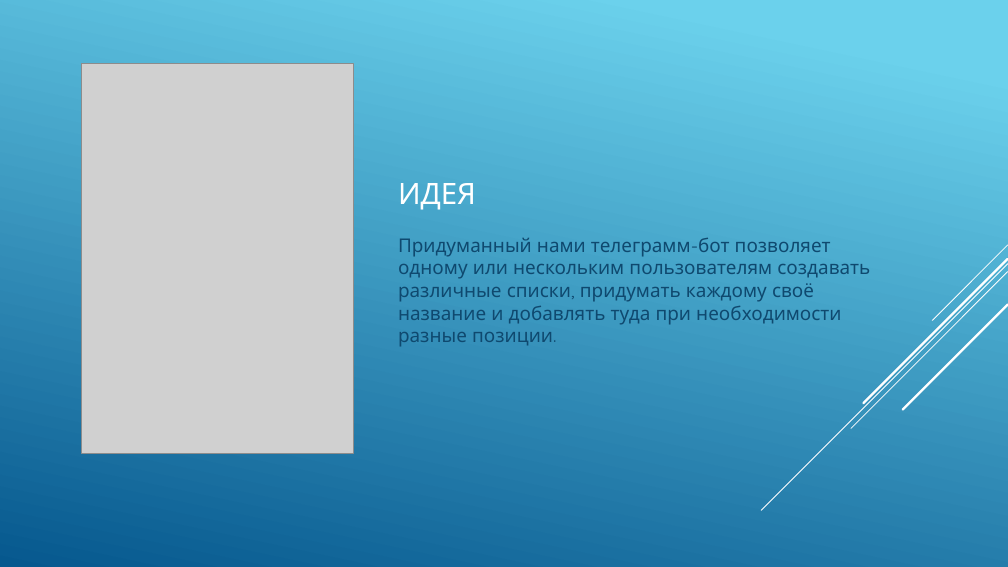
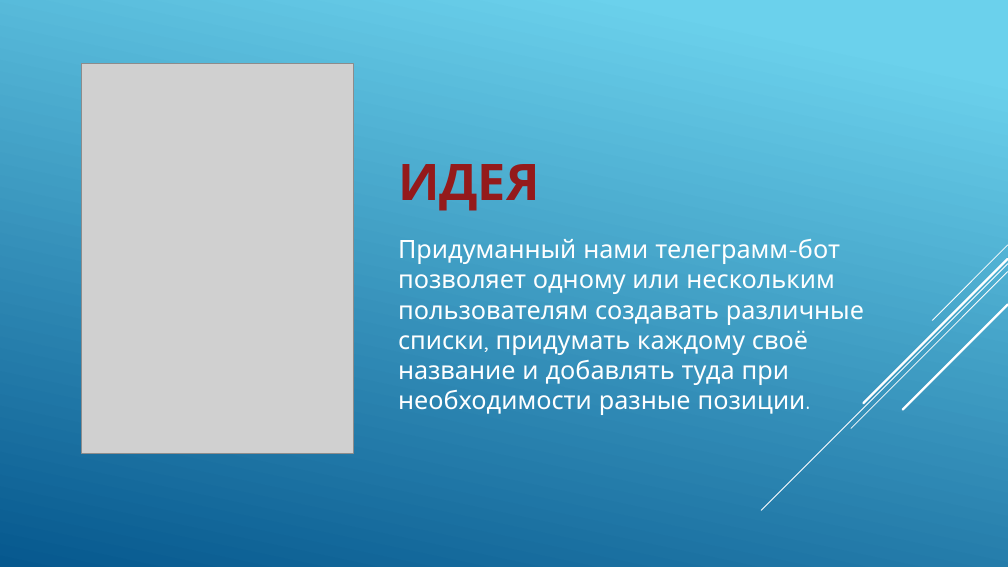
Before and after one commit to feyka99177/project, a slide deck: slide 2 of spisochkiпрезентация.pptx. Drawn at 1008x567 pixels with LibreOffice and Linux fonts; fonts in the diff are those of the drawing; grey boxes stand for pictures. Boxes give left, top, right and bottom in pixels: in the first picture for what was removed or moved away, otherwise in the second. Text is boxed around its words. In the diff, an @@ line names an element or a change of style, - is before the commit and + after.

```diff
--- a/spisochkiпрезентация.pptx
+++ b/spisochkiпрезентация.pptx
@@ title "ИДЕЯ" at bbox=[398, 164, 540, 211]: size 28 to 48 pt, text colour #FFFFFF to #941A1B, bold on @@
@@ text "Придуманный нами телеграмм-бот позволяет одному ..." at bbox=[398, 239, 864, 415]: size 18 to 24 pt, text colour #0F496F to #FFFFFF; more space between paragraphs @@
```
Also in this commit, not shown: 2 other slides changed, 1 slide added, 1 slide removed.
